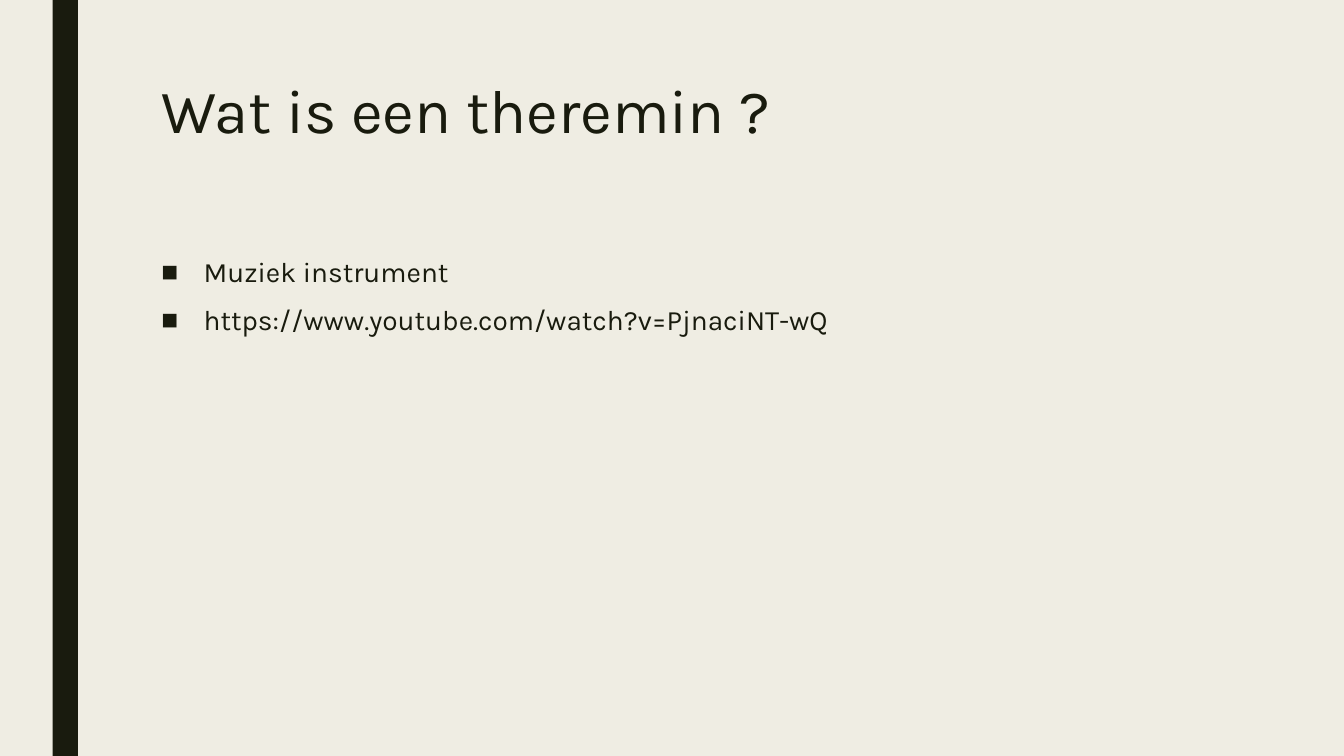
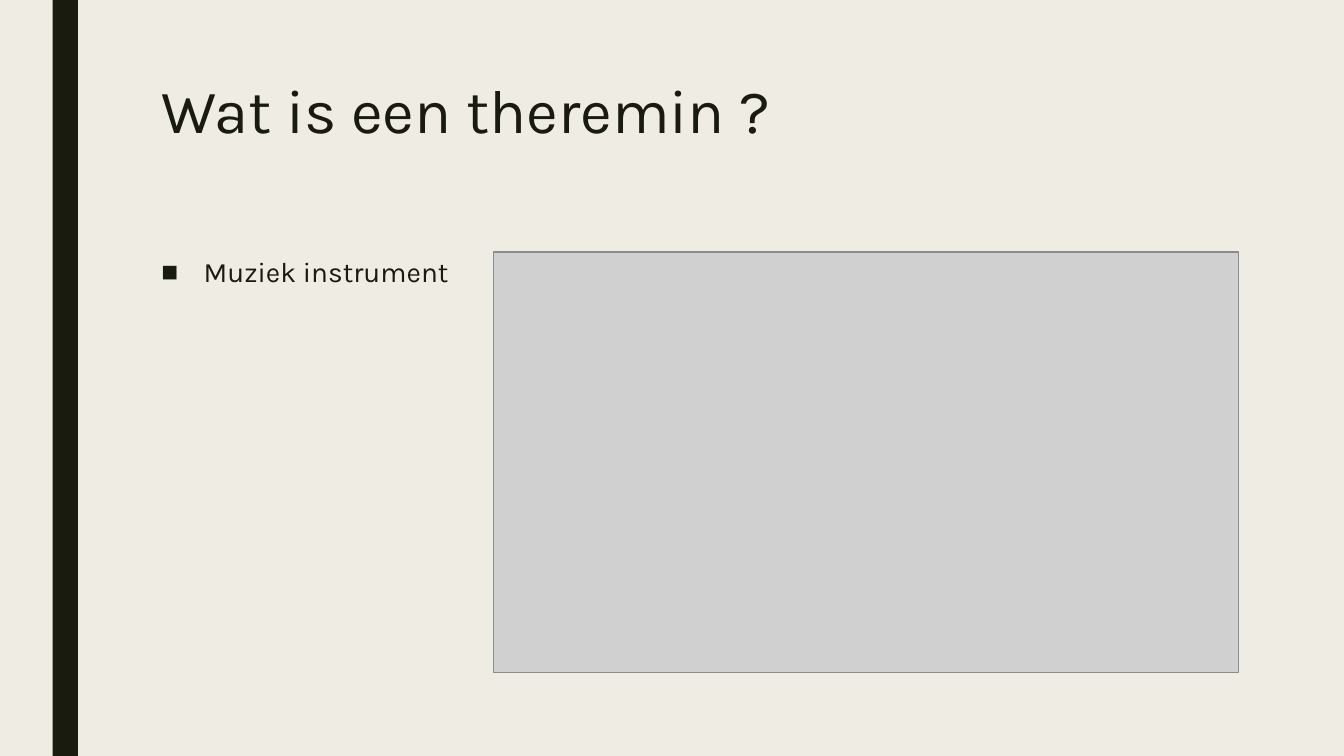
Before and after one commit to OG-netizen/Hardware-Interfacing-Sensoren, a slide deck: slide 2 of Case_study_powerpoint.pptx. Drawn at 1344x756 pixels with LibreOffice and Linux fonts; fonts in the diff are those of the drawing; grey boxes stand for pictures. Boxes give left, top, right and bottom in pixels: in the first picture for what was removed or moved away, otherwise in the second. Text is boxed around its words. In the diff, an @@ line names an element or a change of style, - is before the commit and + after.

Commit message:
Video embedded gemaakt

```diff
--- a/Case_study_powerpoint.pptx
+++ b/Case_study_powerpoint.pptx
@@ picture added at (493, 252, 1238, 674) @@
@@ text at (204, 309, 828, 337): paragraph removed @@
-■ https://www.youtube.com/watch?v=PjnaciNT-wQ
```
